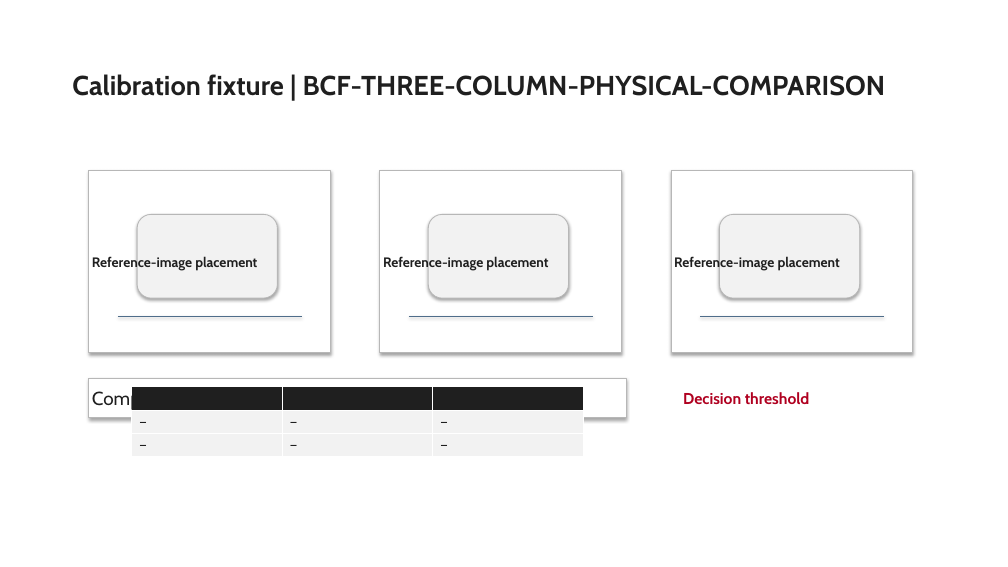
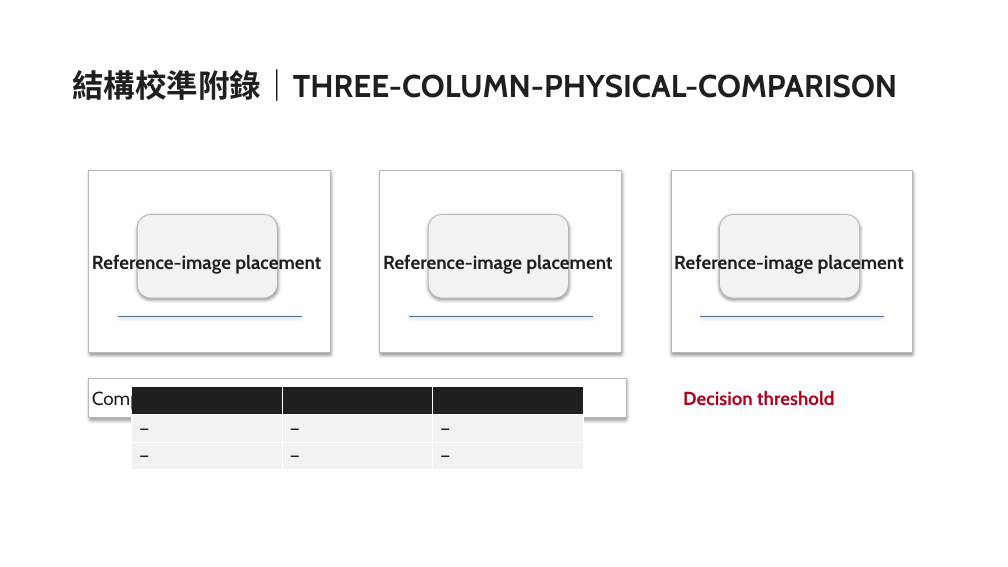
Before and after one commit to Gary0915/AI-Research-SKILLs, a slide deck: slide 31 of thesis-deck-system/artifacts/phase3/planner-composition-candidate-review.pptx (slide 26 before the commit). Drawn at 1008x567 pixels with LibreOffice and Linux fonts; fonts in the diff are those of the drawing. Boxes give left, top, right and bottom in pixels: in the first picture for what was removed or moved away, otherwise in the second. Text is boxed around its words. In the diff, an @@ line names an element or a change of style, - is before the commit and + after.

```diff
--- a/thesis-deck-system/artifacts/phase3/planner-composition-candidate-review.pptx
+++ b/thesis-deck-system/artifacts/phase3/planner-composition-candidate-review.pptx
@@ title at [72, 69, 897, 101]: text changed; size 26 to 30 pt @@
-Calibration fixture | BCF-THREE-COLUMN-PHYSICAL-COMPARISON
+結構校準附錄｜THREE-COLUMN-PHYSICAL-COMPARISON
@@ size 13 to 18 pt in 3 elements at [92, 253, 321, 274], [383, 253, 612, 274], [674, 253, 904, 274] @@
@@ table at [132, 386, 583, 410] @@
@@ size 13 to 16 pt in "Criterion", "Criterion", "Criterion" @@
@@ size 12 to 16 pt in "—", "—", "—", "—" and 2 more places @@
@@ text "Decision threshold" at [683, 390, 835, 406]: size 15 to 18 pt @@
```
Also in this commit, not shown: 9 other slides changed, 21 slides added, 16 slides removed, 11 other files.
